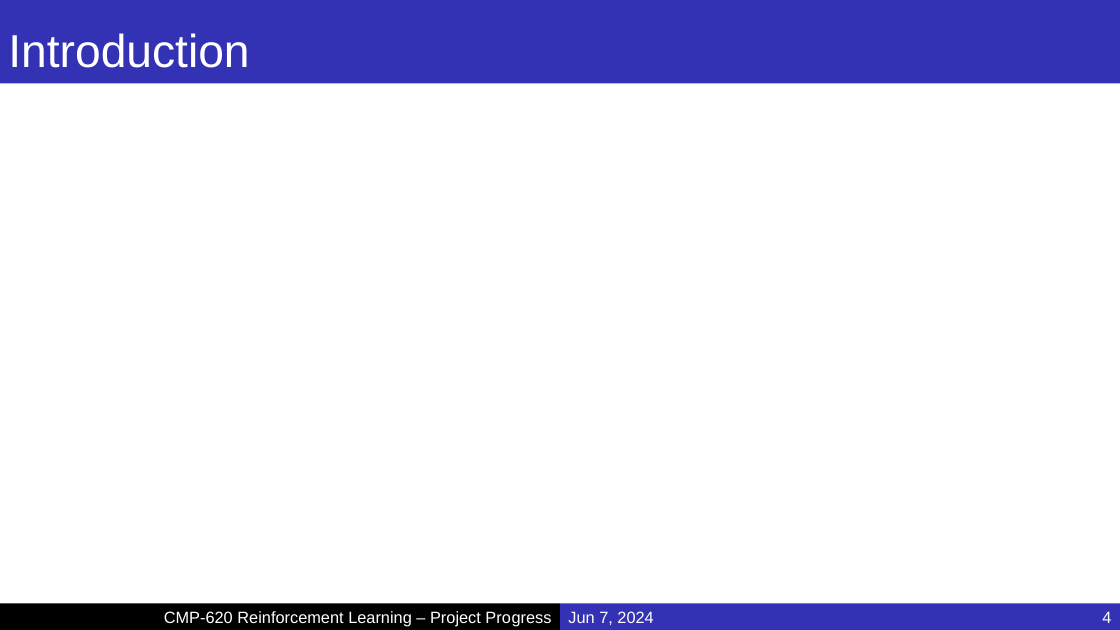
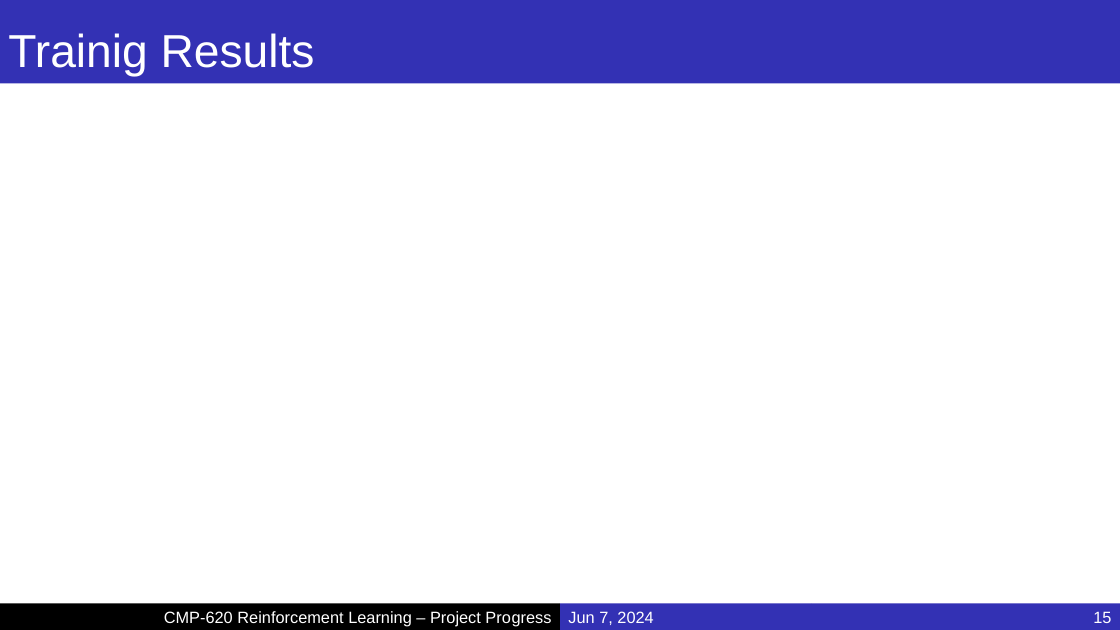
Before and after one commit to MucahidRidvanKaplan/ParrotQuadcopterRL, a slide deck: slide 15 of Presentations/Project_Final.pptx (slide 4 before the commit). Drawn at 1120x630 pixels with LibreOffice and Linux fonts; fonts in the diff are those of the drawing; background and template pictures are left out. Boxes give left, top, right and bottom in pixels: in the first picture for what was removed or moved away, otherwise in the second. Text is boxed around its words. In the diff, an @@ line names an element or a change of style, - is before the commit and + after.

```diff
--- a/Presentations/Project_Final.pptx
+++ b/Presentations/Project_Final.pptx
@@ title at [8,33,315,76]: text changed @@
-Introduction
+Trainig Results
@@ page number at [1093,611,1111,623]: text changed @@
-4
+15
```
Also in this commit, not shown: 4 other slides changed, 16 slides added.
